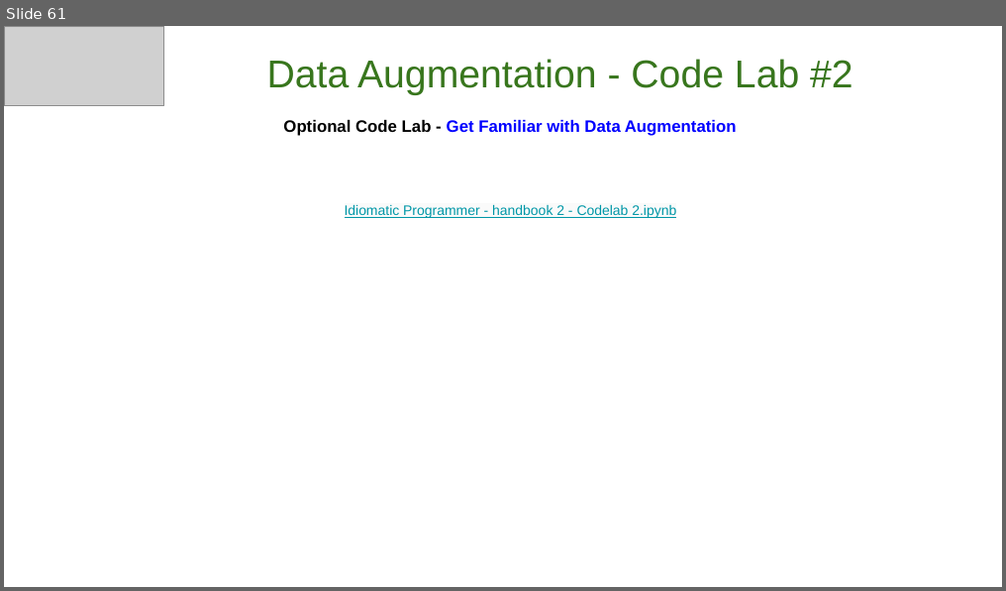
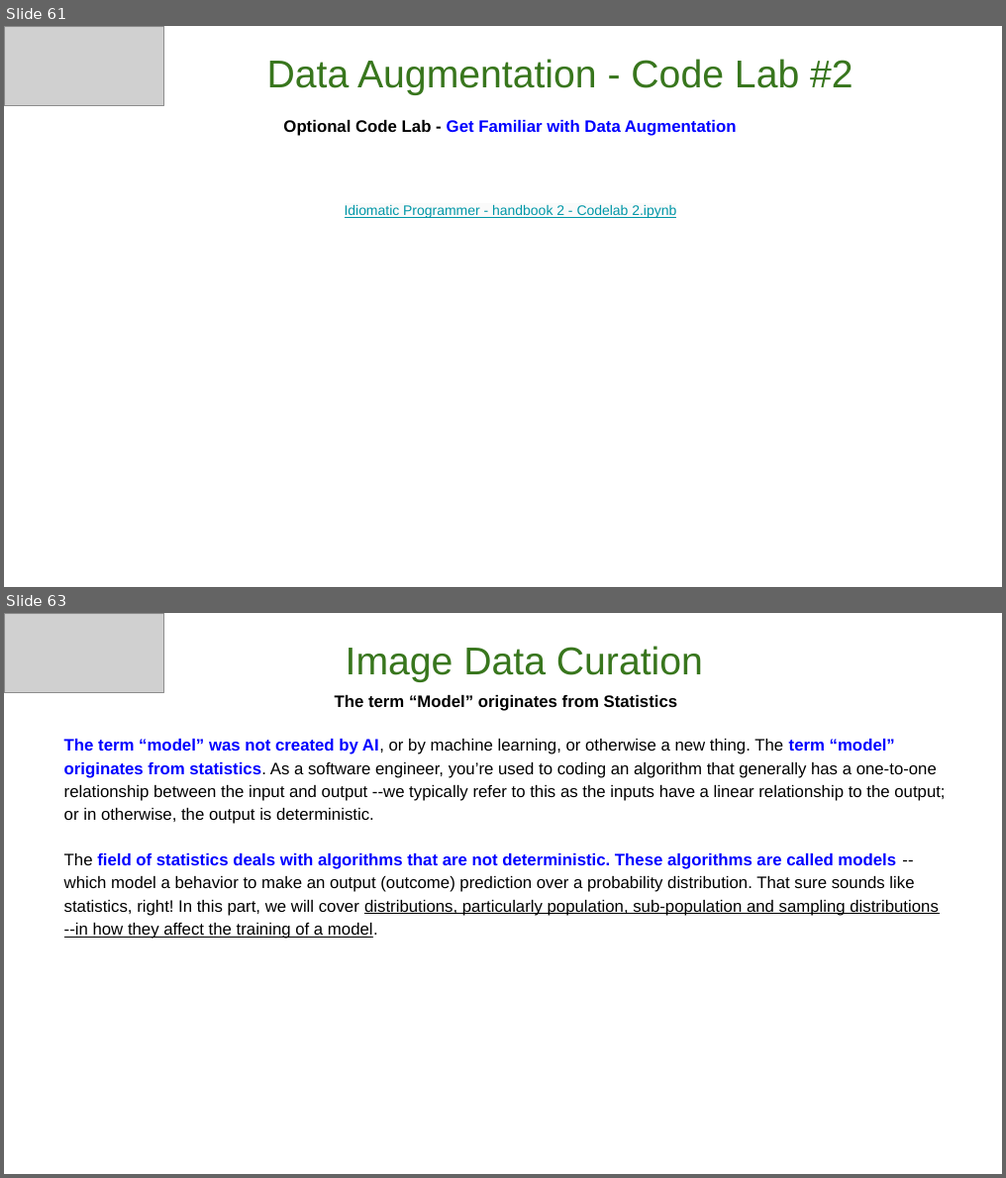
Before and after one commit to GoogleCloudPlatform/keras-idiomatic-programmer, a slide deck: workshops/Data_Augmentation/The Idiomatic Programmer - Learning Keras - Workshop - Data Augmentation.pptx. Shown one above the other, each under a label of ours: slide 61 before the commit, slides 61 and 63 after it; the slides between them are not shown. The pictures are 1006x591 and 1006x1178 pixels, drawn with LibreOffice and Linux fonts; fonts in the diff are those of the drawing; grey boxes stand for pictures. Boxes give left, top, right and bottom in pixels: in the first picture for what was removed or moved away, otherwise in the second. Text is boxed around its words. In the diff, an @@ line names an element or a change of style, - is before the commit and + after.

Commit message:
reorg data aug

```diff
--- a/workshops/Data_Augmentation/The Idiomatic Programmer - Learning Keras - Workshop - Data Augmentation.pptx
+++ b/workshops/Data_Augmentation/The Idiomatic Programmer - Learning Keras - Workshop - Data Augmentation.pptx
@@ slide 63 added at [4, 613, 1002, 1174], background #FFFFFF @@
@@ picture added at [4, 613, 163, 693] @@
@@ subtitle added at [346, 646, 703, 682], 28 pt, text #38761D @@
+Image Data Curation
@@ text added at [64, 695, 944, 939], 12 pt, text #000000 @@
+The term “Model” originates from Statistics
+The term “model” was not created by AI, or by machine learning, or otherwise a new thing. The term “model” originates from statistics. As a software engineer, you’re used to coding an algorithm that generally has a one-to-one relationship between the input and output --we typically refer to this as the inputs have a linear relationship to the output; or in otherwise, the output is deterministic.
+The field of statistics deals with algorithms that are not deterministic. These algorithms are called models --which model a behavior to make an output (outcome) prediction over a probability distribution. That sure sounds like statistics, right! In this part, we will cover distributions, particularly population, sub-population and sampling distributions --in how they affect the training of a model.
```
Also in this commit, not shown: 27 other slides added.
